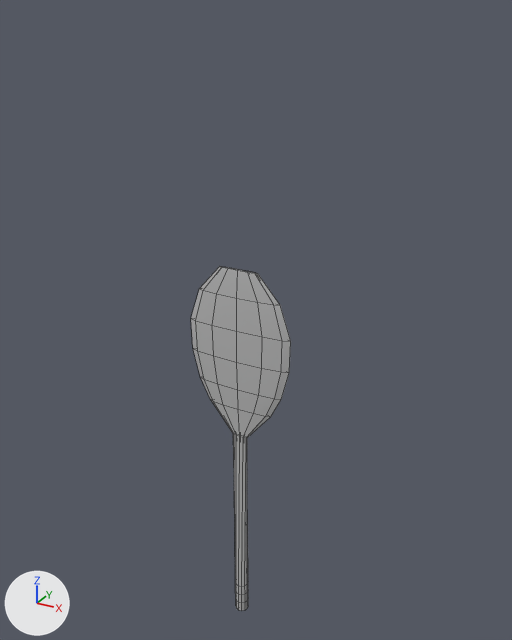
The FBX model Assets/Environment/Paddle/paddle.fbx as it was, and as the next commit left it.
Rendered twice from a 50 mm lens placed at (0.0469, -0.0803, 0.0633), pointed at (-0.0023, 0.0092, 0.0185). The lights are fixed; the arrows at lower left show +X, +Y and +Z. Mesh edges are drawn as thin lines. Where no turn or scale is listed for an object, it has been applied to the vertices.

The first picture shows 'paddle'.
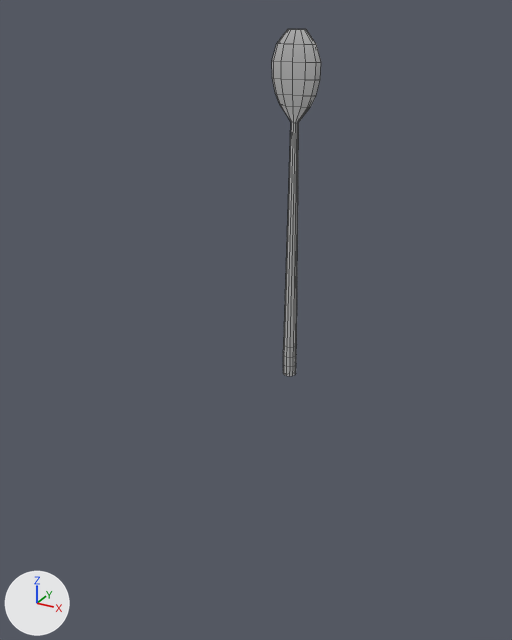
Commit message: new paddle

Edits to the bpy script that builds the scene:
```text
Change me_mesh:
    used by ob_paddle; location = (0.0, 0.0, 0.0)
    remove me_mesh.from_pydata(...)  # 134 vertices, 144 faces; spans x -0.0083..0.0083, y -0.0011..0.0011, z -0.0315..0.0301
    add me_mesh.from_pydata(...)  # 134 vertices, 144 faces; spans x -0.0039..0.0039, y -0.0011..0.0011, z -0.0315..0.023
    me_mesh part 1: 85 of 134 vertices moved; they spanned x -0.0083..0.0083, y -0.0007..0.0007, z 0.0031..0.0301 and now span x -0.0039..0.0039, y -0.001..0.001, z 0.0103..0.023; mean shift (0.0, 0.0, -0.0001); largest move (-0.0031, 0.0, 0.0301) -> (-0.0014, 0.0, 0.023)
Change ob_paddle:
    ob_paddle.location: (0.0, 0.0, 0.0) -> (0.0, 0.0169, 0.0376)
```

Location of each change, [x1, y1, x2, y2] in pixels of the pictures (512 x 640 px; the box of a moved part takes in the faces that stretch with it):
'paddle', reshaped, moved (50% narrower): before [191, 266, 291, 611]; after [272, 29, 321, 376]
part 1 of me_mesh, moved or reshaped: before [191, 266, 291, 586]; after [272, 29, 321, 347]
